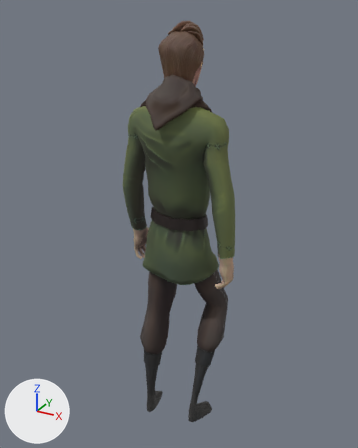
Two versions of the FBX model Victor/Character Animation/ThirdPerson/Exports/anim_PlayCh_Turn_R.fbx, one commit apart.
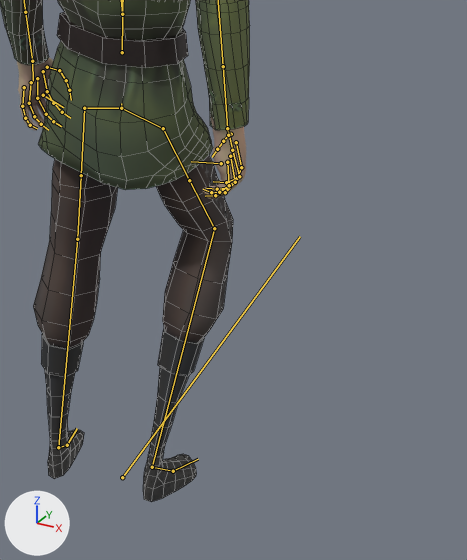
Each version appears first whole from a 50 mm lens placed at (0.915, -1.668, 1.859), pointed at (-0.021, 0.034, 1.008), and next in a close-up on the part from 35% to 92% of the width and 45% to 100% of the height. Arrows for +X, +Y and +Z are at lower left; the lights stay in place. Both versions are drawn at frame 7 of the action 'Scene'; the numbers are the values there. The bones that bend it are drawn over the model as lines in the close-ups. The close-ups show mesh edges as thin lines.

Names of what the first close-up shows: 'mc_body.001', 'mc_clothing.003', 'mc_clothing.004'.
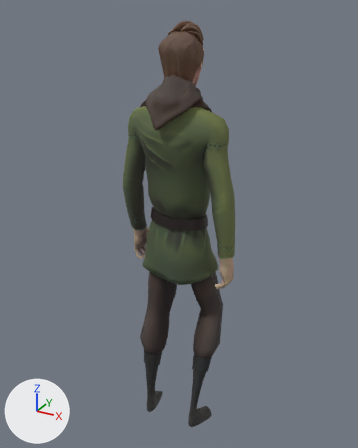
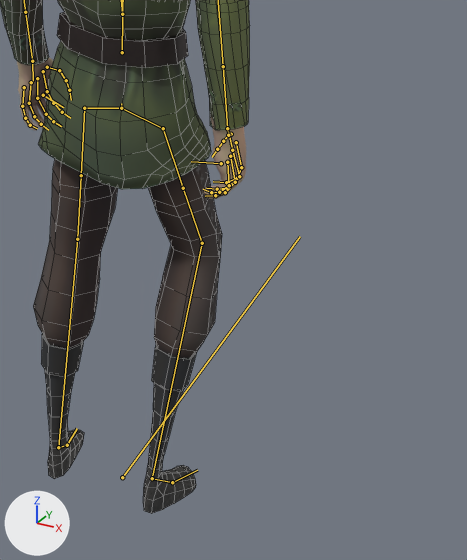
Changed parts and their boxes [x1, y1, x2, y2] in the close-ups (467 x 560 px):
'mc_clothing.003', posed: before [0, 0, 250, 190]; after [0, 0, 250, 189]
'mc_clothing.004', posed: before [33, 155, 233, 502]; after [33, 159, 222, 514]
bone 'DEF_thigh.R.001', root to tip: before (163, 128) to (189, 180); after (163, 128) to (183, 188)
bone 'DEF_Shin.R.001', root to tip: before (214, 228) to (152, 467); after (202, 243) to (152, 478)
bone 'DEF_foot.R.001', root to tip: before (152, 467) to (173, 471); after (152, 478) to (172, 482)

The change in detail:
Bone 'DEF_thigh.R.001' (bone_def_thigh_r_001) turns from (-26, 1, 9) to (-19, 1, 7) degrees about its own x, y and z.
Bone 'DEF_Shin.R.001' (bone_def_shin_r_001) turns from (42, 4, -10) to (30, 2, -7) degrees about its own x, y and z.
Bone 'DEF_foot.R.001' (bone_def_foot_r_001) turns from (-14, 15, 11) to (-9, 15, 12) degrees about its own x, y and z.
